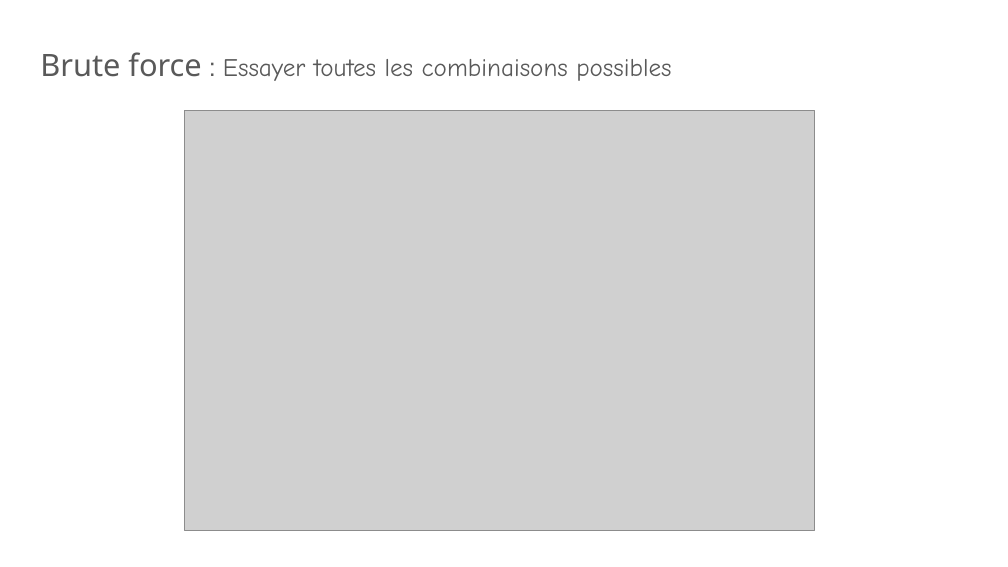
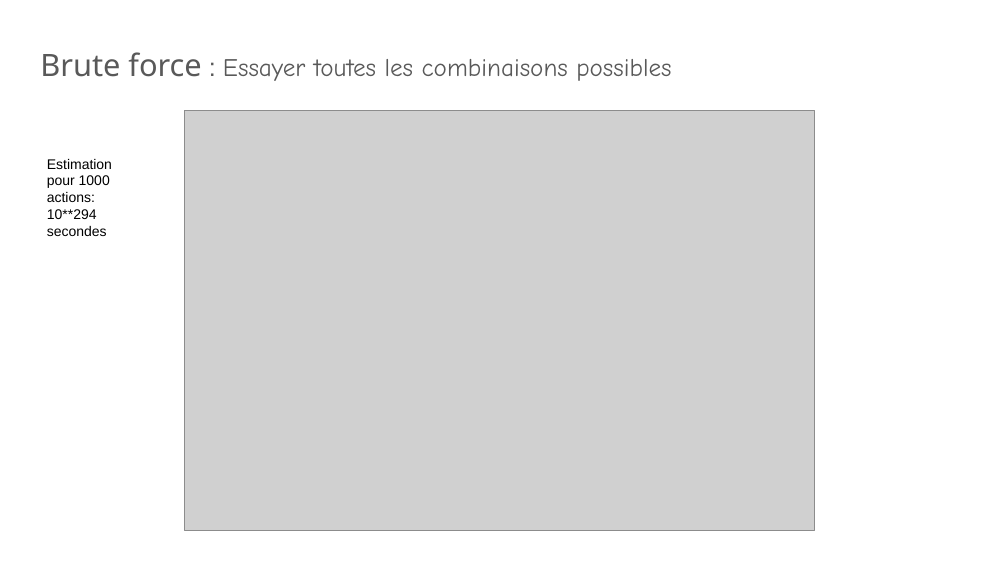
Before and after one commit to yoann9344/OC_projet_5_algo_trade, a slide deck: slide 7 of explanations/OC trade projet 5.odp. Drawn at 1008x567 pixels with LibreOffice and Linux fonts; fonts in the diff are those of the drawing; grey boxes stand for pictures. Boxes give left, top, right and bottom in pixels: in the first picture for what was removed or moved away, otherwise in the second. Text is boxed around its words. In the diff, an @@ line names an element or a change of style, - is before the commit and + after.

Commit message:
Estimate duration for one thousand actions

```diff
--- a/explanations/OC trade projet 5.odp
+++ b/explanations/OC trade projet 5.odp
@@ text added at [47,159,112,236], 10 pt, text #000000 @@
+Estimation pour 1000 actions:
+10**294 secondes
```
